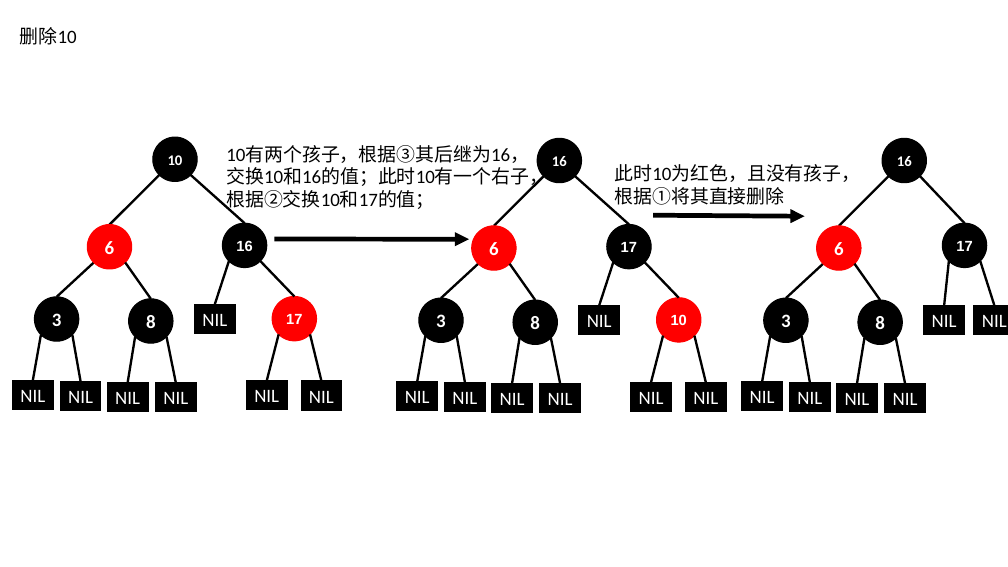
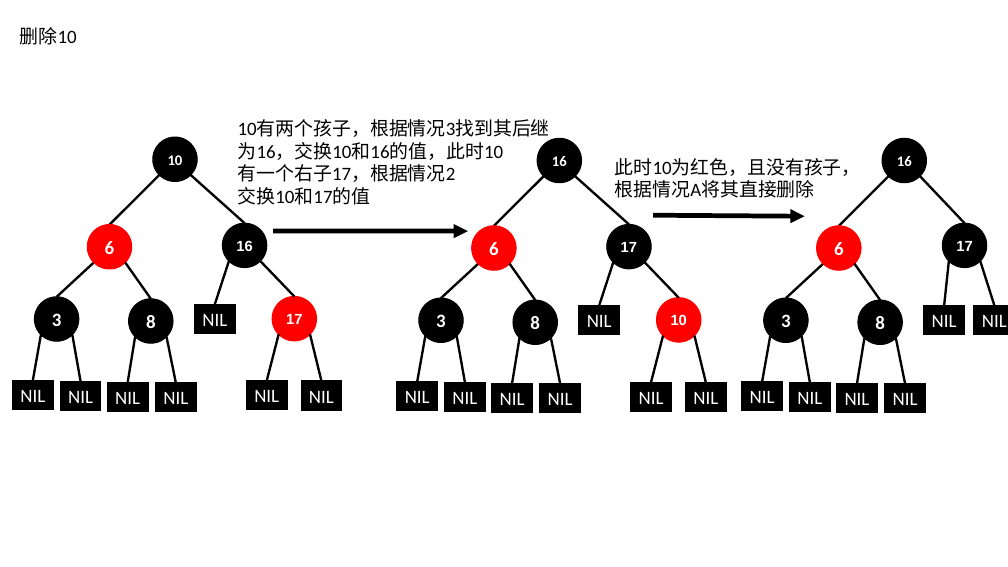
Before and after one commit to BinMarshall/studing, a slide deck: slide 32 of 源码分析/红黑树插入演示.pptx. Drawn at 1008x567 pixels with LibreOffice and Linux fonts; fonts in the diff are those of the drawing. Boxes give left, top, right and bottom in pixels: in the first picture for what was removed or moved away, otherwise in the second. Text is boxed around its words. In the diff, an @@ line names an element or a change of style, - is before the commit and + after.

```diff
--- a/源码分析/红黑树插入演示.pptx
+++ b/源码分析/红黑树插入演示.pptx
@@ text at [238, 120, 550, 205]: text changed @@
-10有两个孩子，根据③其后继为16，
-交换10和16的值；此时10有一个右子，
-根据②交换10和17的值；
+10有两个孩子，根据情况3找到其后继
+为16，交换10和16的值，此时10
+有一个右子17，根据情况2
+交换10和17的值
@@ text at [615, 180, 815, 198]: text changed @@
-根据①将其直接删除
+根据情况A将其直接删除
@@ arrow moved from (274, 239) - (469, 239) to (273, 231) - (468, 231) @@
```
Also in this commit, not shown: 19 other slides changed.
